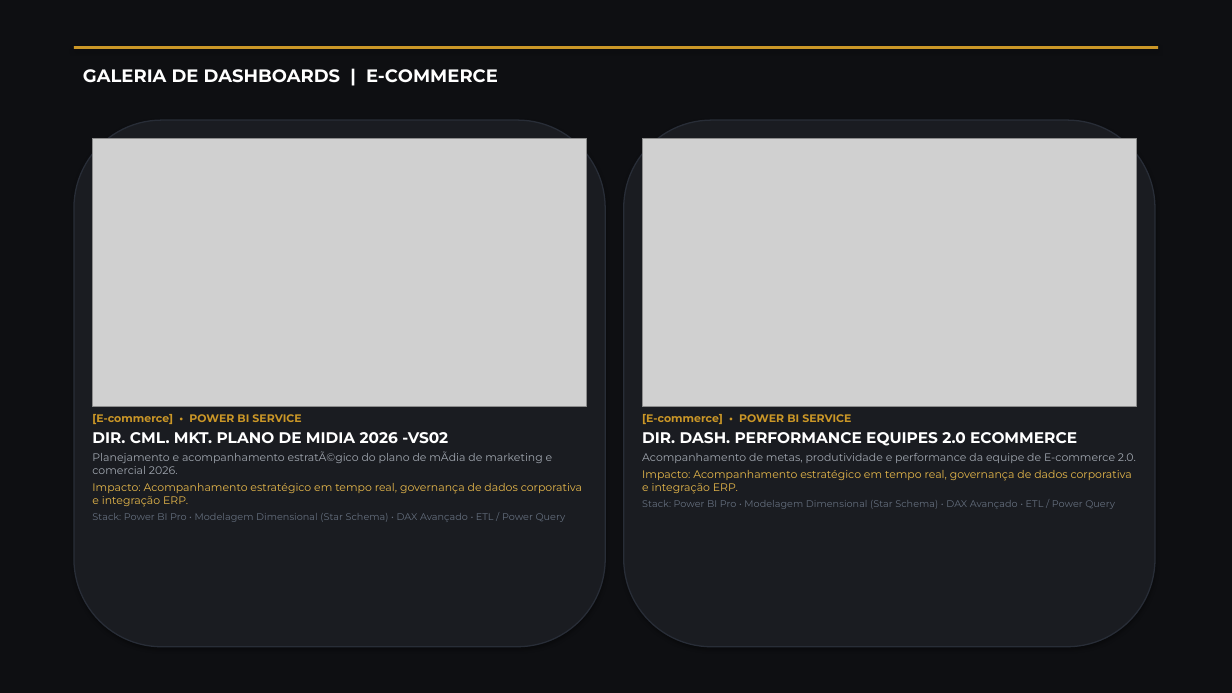
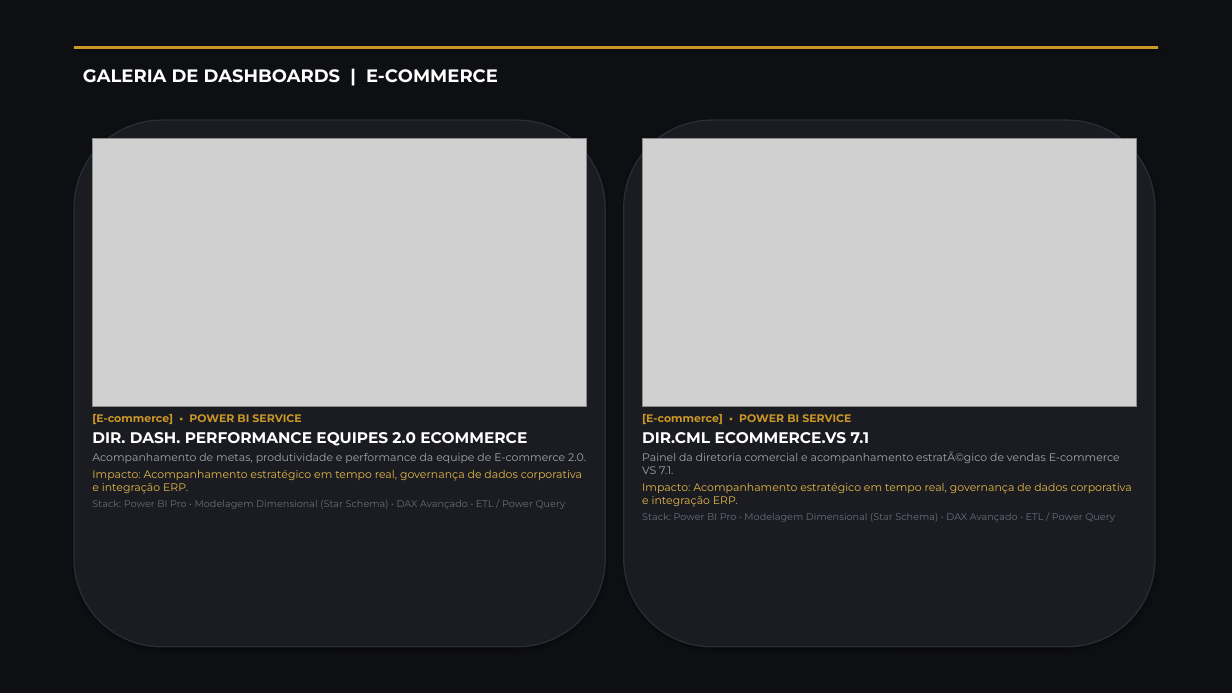
Before and after one commit to Sracm/portfolio-bi, a slide deck: slide 22 of Portfolio_Anderson_Mello_BI_Executive.pptx (slide 19 before the commit). Drawn at 1232x693 pixels with LibreOffice and Linux fonts; fonts in the diff are those of the drawing; grey boxes stand for pictures. Boxes give left, top, right and bottom in pixels: in the first picture for what was removed or moved away, otherwise in the second. Text is boxed around its words. In the diff, an @@ line names an element or a change of style, - is before the commit and + after.

```diff
--- a/Portfolio_Anderson_Mello_BI_Executive.pptx
+++ b/Portfolio_Anderson_Mello_BI_Executive.pptx
@@ text at bbox=[92, 432, 586, 463]: text changed @@
-DIR. CML. MKT. PLANO DE MIDIA 2026 -VS02
-Planejamento e acompanhamento estratÃ©gico do plano de mÃdia de marketing e comercial 2026.
+DIR. DASH. PERFORMANCE EQUIPES 2.0 ECOMMERCE
+Acompanhamento de metas, produtividade e performance da equipe de E-commerce 2.0.
@@ text at bbox=[642, 432, 1120, 474]: text changed @@
-DIR. DASH. PERFORMANCE EQUIPES 2.0 ECOMMERCE
-Acompanhamento de metas, produtividade e performance da equipe de E-commerce 2.0.
+DIR.CML ECOMMERCE.VS 7.1
+Painel da diretoria comercial e acompanhamento estratÃ©gico de vendas E-commerce VS 7.1.
```
Also in this commit, not shown: 28 other slides changed, 3 slides added, 11 other files.
